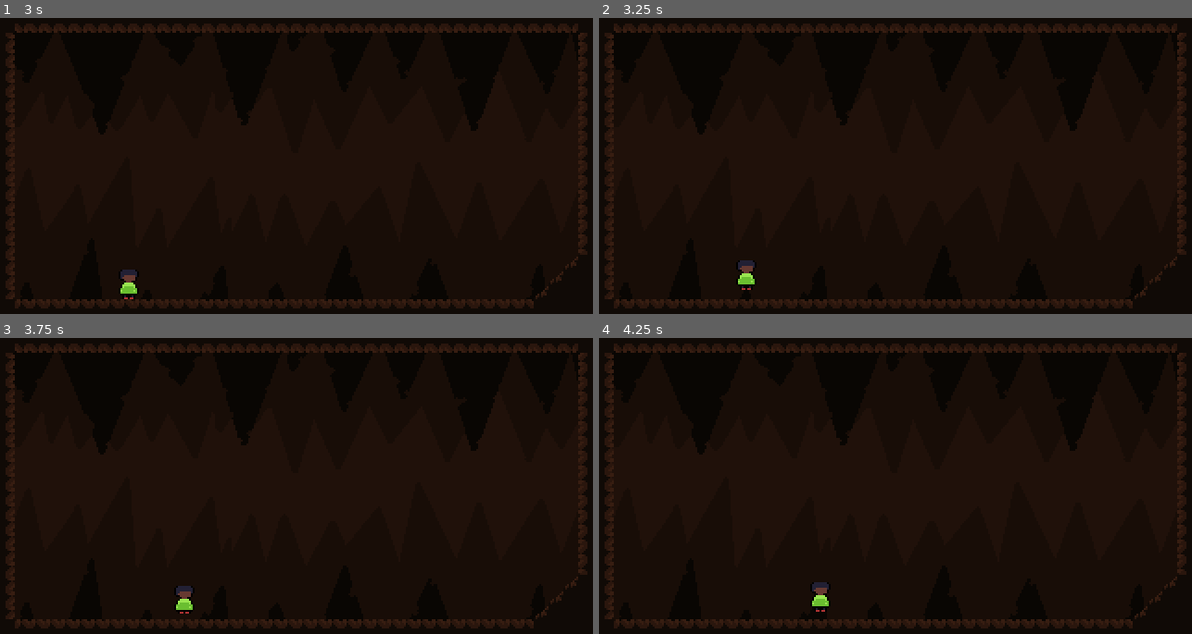
Above: before the commit, frames 1-4 (two rows, left to right).
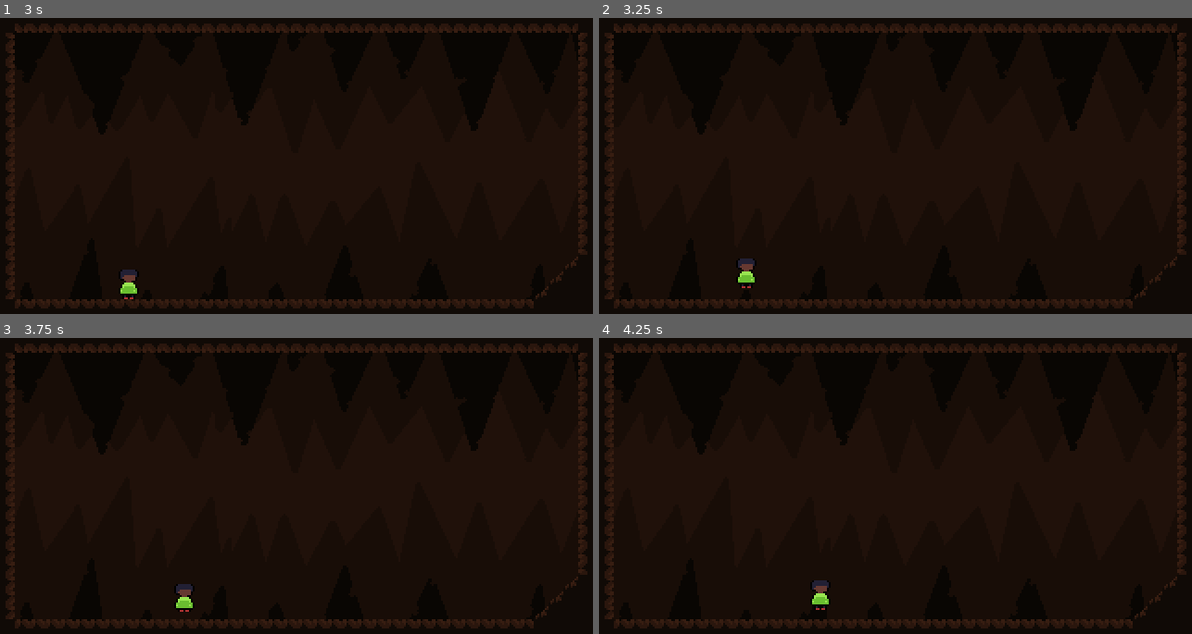
Above: after the commit, the same moments.

Repository: Omegalolchan/Cave_Runner
Game: Godot game, scene res://assets/Scenes/Debug Scene.tscn
Same seed, same stepped clock (60 frames per second), same inputs: the game is played once before the commit and once after it. The project has no main scene, so this scene is started directly.
Inputs:
- Up to frame 1 (3 s): hold Down (slide) 0.53-1.28 s; hold Right (moveRight) 0.53-2.03 s; tap C (jump) at 0.77, 0.8, 1.07, 1.35, 1.52, 1.82, 2.3 s; tap Down (slide) at 1.55, 2.85 s; hold Left (moveLeft) 2.03-2.78 s; hold Down (slide) 2.03-2.78 s; hold Right (moveRight) from 2.78 s (still down)
- Up to frame 2 (3.25 s): keep holding Right (moveRight); tap C (jump) at 3.02 s
- Up to frame 3 (3.75 s): keep holding Right (moveRight); tap C (jump) at 3.32, 3.6 s
- Up to frame 4 (4.25 s): keep holding Right (moveRight); tap C (jump) at 3.77, 4.07 s

Frame 1 is identical in both runs. In frame 2, 0.1% of the frame differs, in the area x 23-27%, y 81-92%; in frame 3, 0.1%; in frame 4, 0.1%.

Commit message:
usando colisao bizonha()

Diff:
--- a/assets/Scripts/PlayerMovement.gd
+++ b/assets/Scripts/PlayerMovement.gd
@@ -18,7 +18,7 @@
 
 func JumpInputPress():
 	jump_input = true
-	if(is_on_floor()):
+	if on_floor():
 		current_jump_time = jump_max_time
 		is_jumping = true
 	return
@@ -50,21 +50,36 @@
 	if(current_jump_time <= 0):
 		is_jumping = false
 
-	if(current_jump_time > 0) :
+	if(is_jumping) :
 		velocity.y = jump_speed
 	#endregion
 
-	if !is_on_floor():
+	if !on_floor():
 		velocity.y += gravity * delta
+	elif current_jump_time <= 0:
+		velocity.y = 0
 
-	if is_on_floor() && slide_input:
+	if on_floor() && slide_input:
 		is_sliding = true
 		Slide()
 
 	velocity.x = direction * WALK_SPEED
+	print(velocity, on_floor())
+	var collision = move_and_collide(velocity * delta, true)
+	if collision:
+		#HANDLE COLISION#
+		pass
+	move_and_collide(velocity * delta)
+	return
 
-	move_and_slide()
-	var collision = get_last_slide_collision()
+func on_floor():
+	var collision = move_and_collide(Vector2(0, 1), true)
+	if collision && collision.get_normal().y < 0:
+		return true
+	return false
+
+func get_collision_type(_collision : KinematicCollision2D):
+
 	return
 
 func Slide():
